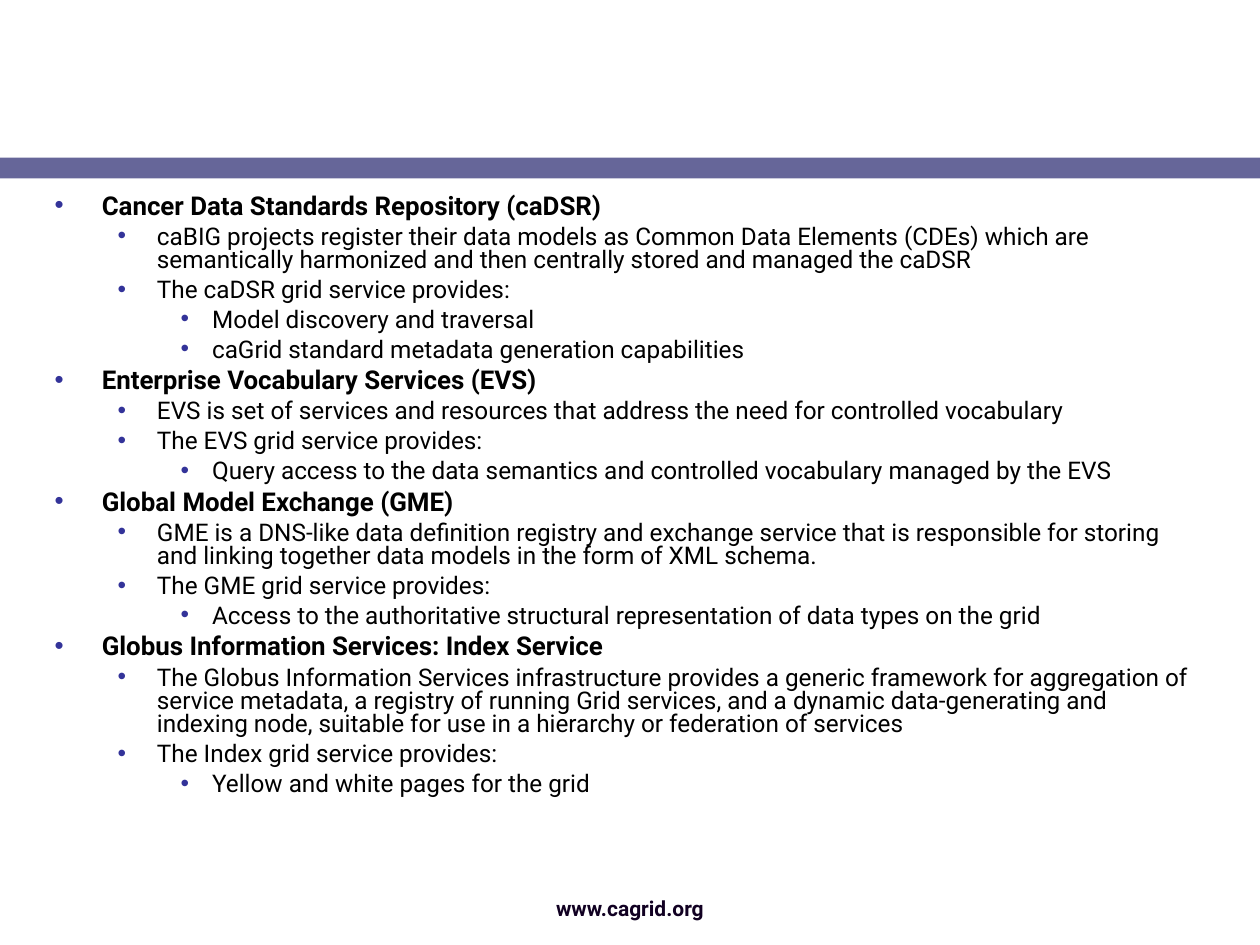
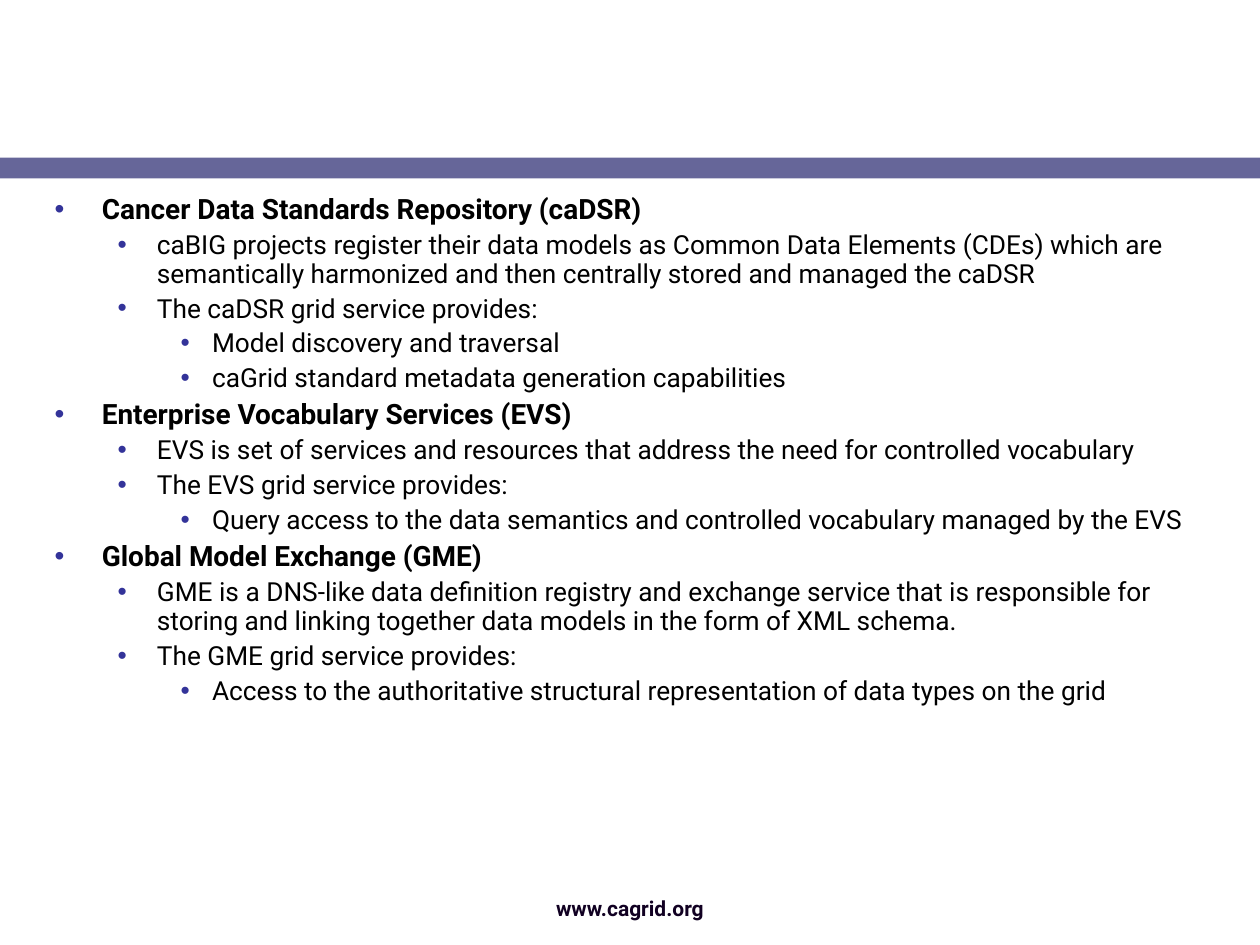
Before and after one commit to NCIP/cagrid-docs, a slide deck: slide 6 of presentations/caGrid-amia-spring-2007.ppt. Drawn at 1260x945 pixels with LibreOffice and Linux fonts; fonts in the diff are those of the drawing; background and template pictures are left out. Boxes give left, top, right and bottom in pixels: in the first picture for what was removed or moved away, otherwise in the second. Text is boxed around its words. In the diff, an @@ line names an element or a change of style, - is before the commit and + after.

```diff
--- a/presentations/caGrid-amia-spring-2007.ppt
+++ b/presentations/caGrid-amia-spring-2007.ppt
@@ text "Cancer Data Standards Repository (caDSR)" at [102, 197, 1181, 706]: size 14.8 to 16 pt in "Cancer Data Standards Repository (caDSR)", "Enterprise Vocabulary Services (EVS)", "Global Model Exchange (GME)"; size 13.9 to 15 pt in "caBIG projects register their data models as ...", "The caDSR grid service provides:", "Model discovery and traversal", "caGrid standard metadata generation capabilities" and 6 more places; line spacing 0.8 to 0.9 @@
@@ title at [386, 403, 494, 425]: text changed @@
-Metadata Services
+caBIG Data Modelling Services
@@ text at [102, 635, 1187, 797]: paragraphs removed @@
-• Globus Information Services: Index Service
-  • The Globus Information Services infrastructure provides a generic framework for aggregation of service metadata, a registry of running Grid services, and a dynamic data-generating and indexing node, suitable for use in a hierarchy or federation of services
-  • The Index grid service provides:
-    • Yellow and white pages for the grid
```
Also in this commit, not shown: 4 slides added, 3 slides removed.
